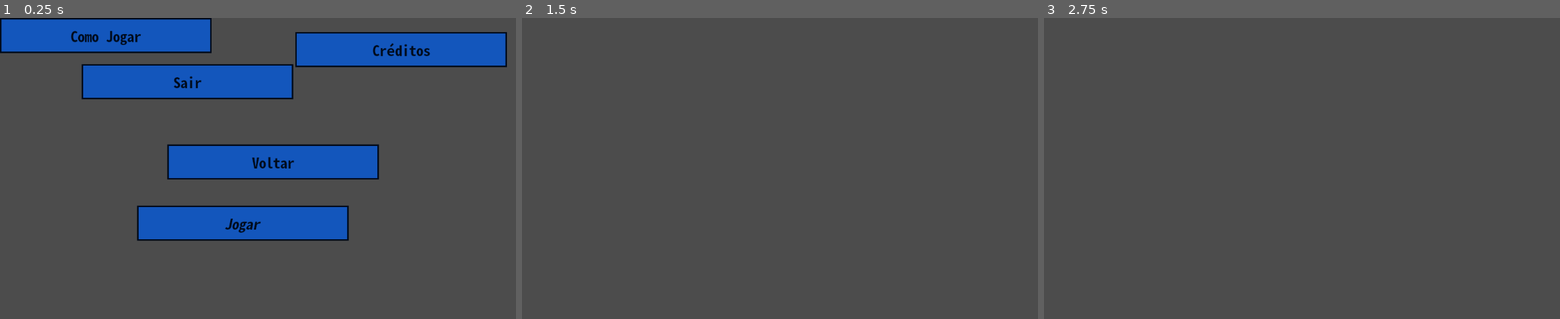
Above: before the commit, frames 1-3 (left to right).
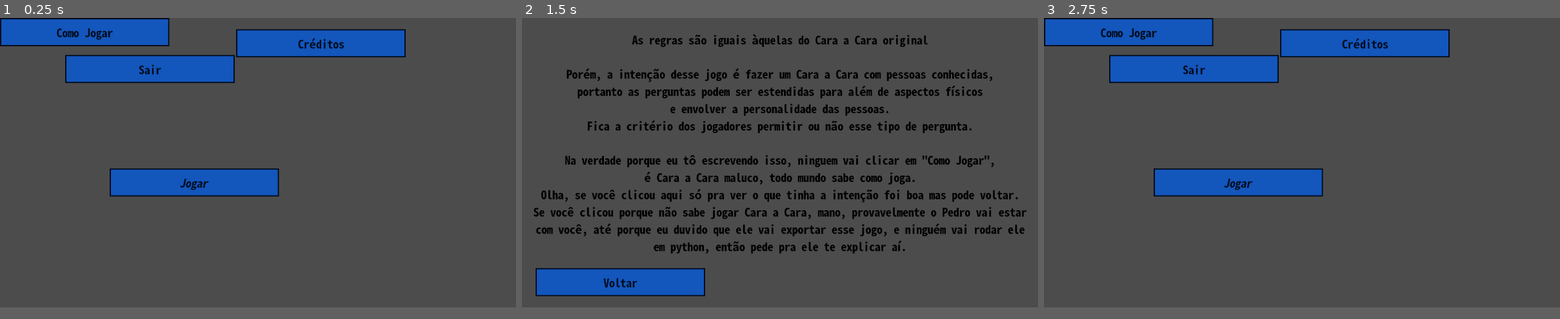
Above: after the commit, the same moments.

Repository: Pedropudin/Cara-a-Cara
Game: Godot game, scene res://Scenes/menu.tscn
Two runs of this game, one before a commit and one after it. Both use one fixed random seed, a clock stepped at 60 frames per second and the inputs below.
Inputs (mouse positions are in pixels of both pictures, inside the frame that each line leads up to; where the layout moved, square brackets give the same spot in the first picture):
- Up to frame 1 (0.25 s): no input
- Up to frame 2 (1.5 s): click (841, 45) [924, 48] at 0.5 s; click (604, 33) at 1.27 s
- Up to frame 3 (2.75 s): click (1142, 291) at 2.02 s
The window is 800x468 before the commit and 800x450 after it. Grey fills any space a smaller window leaves; there, only what the larger window draws over its background counts as a difference.

The runs differ from the first frame. In frame 1, 23% of the frame differs, in the area x 0-99%, y 0-74%; in frame 2, 12%; in frame 3, 12%.

Commit message:
Fix buttons and add more scripts

Diff:
--- a/Scenes/Botoes/botao_ComoJogar.gd
+++ b/Scenes/Botoes/botao_ComoJogar.gd
@@ -1,10 +1,8 @@
 extends Button
-
-export var scene :PackedScene
 
 func _ready():
 	pass # Replace with function body.
 
 
 func _on_botao_ComoJogar_pressed():
-	get_tree().change_scene_to(scene)
+	get_tree().change_scene('res://Scenes/ComoJogar.tscn')
--- a/Scenes/Botoes/botao_creditos.gd
+++ b/Scenes/Botoes/botao_creditos.gd
@@ -1,9 +1,8 @@
 extends Button
 
-export var scene :PackedScene
 
 func _ready():
 	pass # Replace with function body.
 
 func _on_botao_creditos_pressed():
-	get_tree().change_scene_to(scene)
+	pass
--- a/Scenes/Botoes/botao_jogar.gd
+++ b/Scenes/Botoes/botao_jogar.gd
@@ -1,6 +1,4 @@
 extends Button
-
-export var scene :PackedScene
 
 func _ready():
 	pass # Replace with function body.
@@ -8,4 +6,4 @@
 
 
 func _on_botao_jogar_pressed():
-	get_tree().change_scene_to(scene)
+	pass
--- a/Scenes/Botoes/botao_voltar.gd
+++ b/Scenes/Botoes/botao_voltar.gd
@@ -1,17 +1,8 @@
 extends Button
 
 
-export var scene : PackedScene
-
-# Called when the node enters the scene tree for the first time.
 func _ready():
 	pass # Replace with function body.
 
-
-# Called every frame. 'delta' is the elapsed time since the previous frame.
-#func _process(delta):
-#	pass
-
-
 func _on_botao_voltar_pressed():
-	get_tree().change_scene_to(scene)
+	get_tree().change_scene("res://Scenes/menu.tscn")
--- a/Scenes/ComoJogar.tscn
+++ b/Scenes/ComoJogar.tscn
@@ -1,6 +1,7 @@
-[gd_scene load_steps=2 format=2]
+[gd_scene load_steps=3 format=2]
 
 [ext_resource path="res://Sprites/Como Jogar(Só texto).png" type="Texture" id=1]
+[ext_resource path="res://Scenes/Botoes/botao_voltar.tscn" type="PackedScene" id=2]
 
 [node name="ComoJogar" type="Control"]
 anchor_right = 1.0
@@ -10,3 +11,9 @@
 margin_right = 1280.0
 margin_bottom = 720.0
 texture = ExtResource( 1 )
+
+[node name="botao_voltar" parent="." instance=ExtResource( 2 )]
+margin_left = 34.0
+margin_top = 622.0
+margin_right = 453.0
+margin_bottom = 691.0
--- a/Scenes/menu.tscn
+++ b/Scenes/menu.tscn
@@ -1,9 +1,8 @@
-[gd_scene load_steps=6 format=2]
+[gd_scene load_steps=5 format=2]
 
 [ext_resource path="res://Scenes/Botoes/botao_ComoJogar.tscn" type="PackedScene" id=1]
 [ext_resource path="res://Scenes/Botoes/botao_jogar.tscn" type="PackedScene" id=2]
 [ext_resource path="res://Scenes/Botoes/botao_sair.tscn" type="PackedScene" id=3]
-[ext_resource path="res://Scenes/Botoes/botao_voltar.tscn" type="PackedScene" id=4]
 [ext_resource path="res://Scenes/Botoes/botao_creditos.tscn" type="PackedScene" id=5]
 
 [node name="menu" type="Control"]
@@ -29,9 +28,3 @@
 margin_top = 92.0
 margin_right = 581.0
 margin_bottom = 161.0
-
-[node name="botao_voltar" parent="." instance=ExtResource( 4 )]
-margin_left = 332.0
-margin_top = 252.0
-margin_right = 751.0
-margin_bottom = 321.0
--- a/project.godot
+++ b/project.godot
@@ -13,6 +13,12 @@
 config/name="Cara a Cara"
 run/main_scene="res://Scenes/menu.tscn"
 config/icon="res://icon.png"
+
+[display]
+
+window/size/width=1280
+window/size/height=720
+window/size/resizable=false
 
 [gui]
 
Binary file added: Sprites/Botao terminar.png
Not shown, added: Sprites/Botao terminar.png.import
Binary file added: Sprites/Botao ver_personagem.png
Not shown, added: Sprites/Botao ver_personagem.png.import
